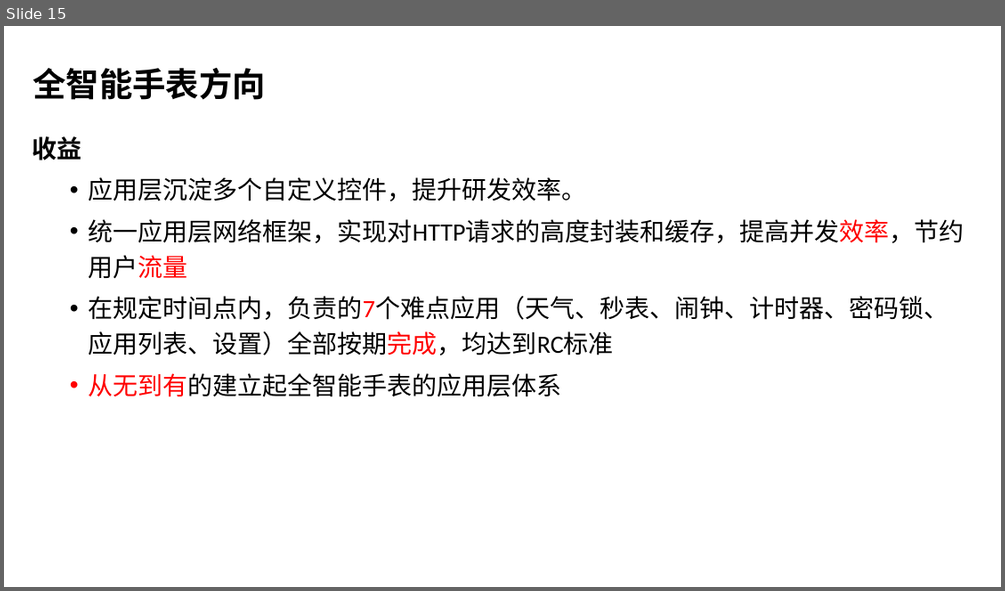
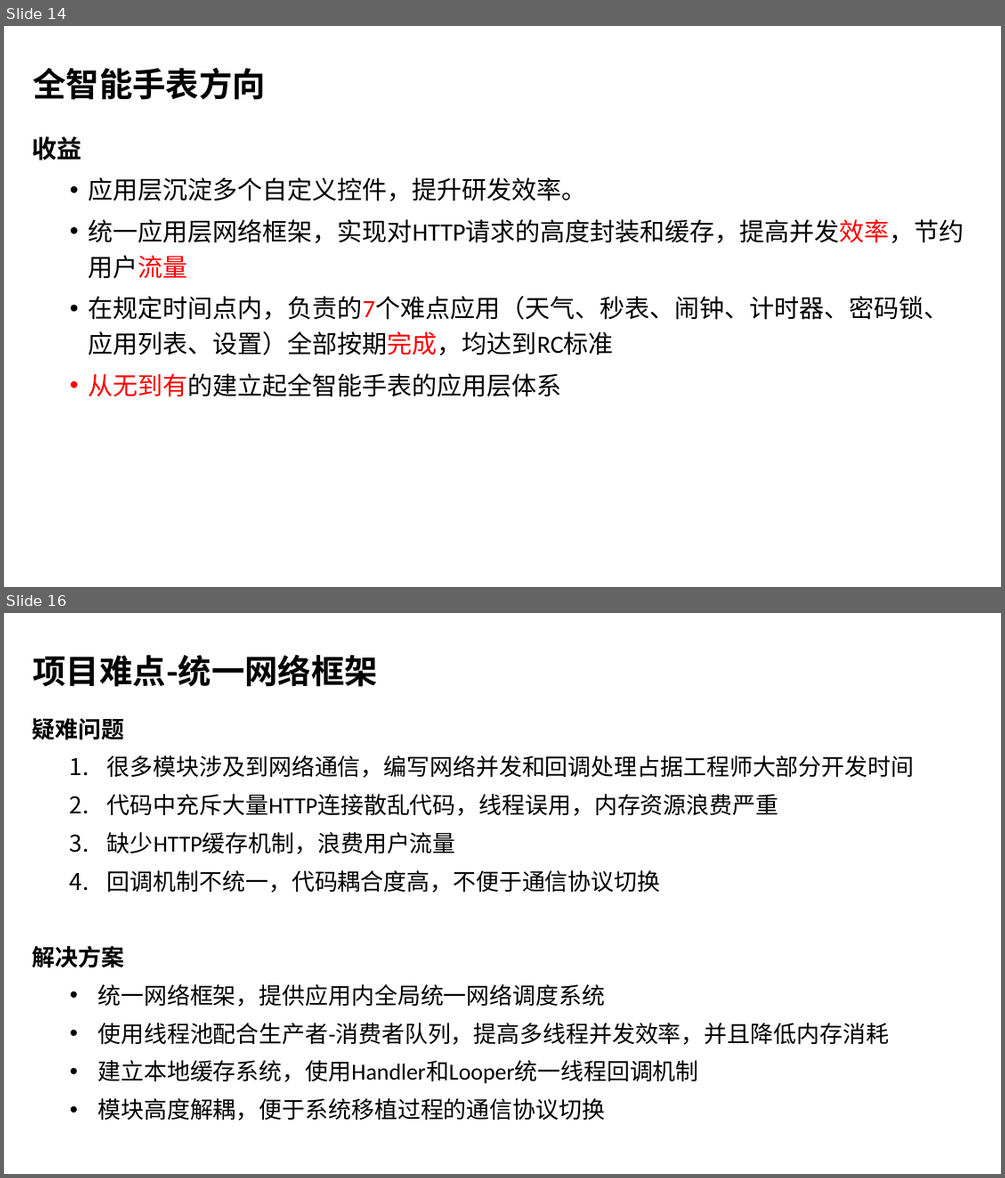
Before and after one commit to wangzhengyi/WangZhengyi, a slide deck: promote/2016阿里晋升述职.pptx. Shown one above the other, each under a label of ours: slide 15 before the commit, slides 14 and 16 after it; the slides between them are not shown. The pictures are 1005x591 and 1005x1178 pixels, drawn with LibreOffice and Linux fonts; fonts in the diff are those of the drawing; background and template pictures are left out. Boxes give left, top, right and bottom in pixels: in the first picture for what was removed or moved away, otherwise in the second. Text is boxed around its words. In the diff, an @@ line names an element or a change of style, - is before the commit and + after.

```diff
--- a/promote/2016阿里晋升述职.pptx
+++ b/promote/2016阿里晋升述职.pptx
@@ slide 16 added at [4, 613, 1001, 1174], background #FFFFFF @@
@@ title added at [33, 655, 378, 687], 32 pt, text #000000, bold @@
+项目难点-统一网络框架
@@ text added at [32, 718, 914, 1120], 22.2 pt, text #000000 @@
+疑难问题
+    1. 很多模块涉及到网络通信，编写网络并发和回调处理占据工程师大部分开发时间
+    2. 代码中充斥大量HTTP连接散乱代码，线程误用，内存资源浪费严重
+    3. 缺少HTTP缓存机制，浪费用户流量
+    4. 回调机制不统一，代码耦合度高，不便于通信协议切换
+  解决方案
+    • 统一网络框架，提供应用内全局统一网络调度系统
+    • 使用线程池配合生产者-消费者队列，提高多线程并发效率，并且降低内存消耗
+    • 建立本地缓存系统，使用Handler和Looper统一线程回调机制
+    • 模块高度解耦，便于系统移植过程的通信协议切换
@@ what was slide 15 is now slide 14 @@
```
Also in this commit, not shown: 3 slides changed, 2 other slides added, 1 other file.
